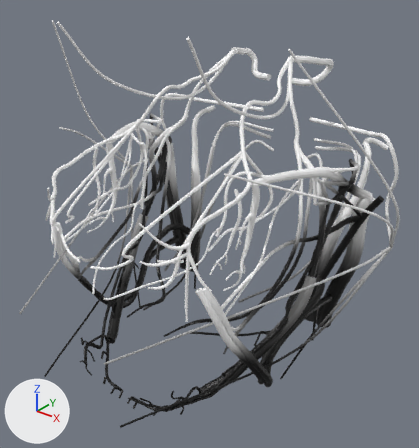
Before and after pictures for a commit that changed the glTF model public/models/neurovascular.glb.
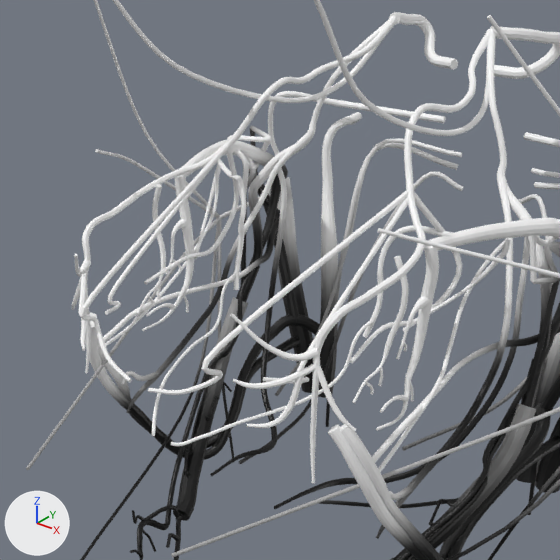
Each version is shown whole from a camera (50 mm lens) standing at (10.66, -10.33, 10.06) and looking at (0.4, 2.48, 2.11), then close up on the part from 1% to 79% of the width and 9% to 82% of the height. The lights are fixed; the arrows at lower left show +X, +Y and +Z. The older version's two pictures come first. Where no turn or scale is listed for an object, it has been applied to the vertices.

The first close-up shows 'facial-artery-left', 'facial-vein-left', 'facial-vein-right', 'infraorbital-nerve-left', 'infraorbital-nerve-right', 'internal-jugular-vein-right', 'mandibular-canal-left', 'mandibular-canal-right', 'mandibular-nerve-left', 'mandibular-nerve-right', 'maxillary-artery-left', 'maxillary-artery-right' and 58 more.
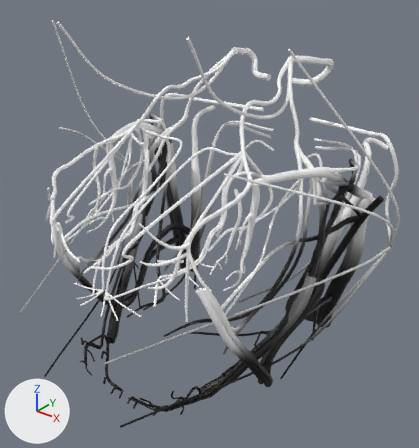
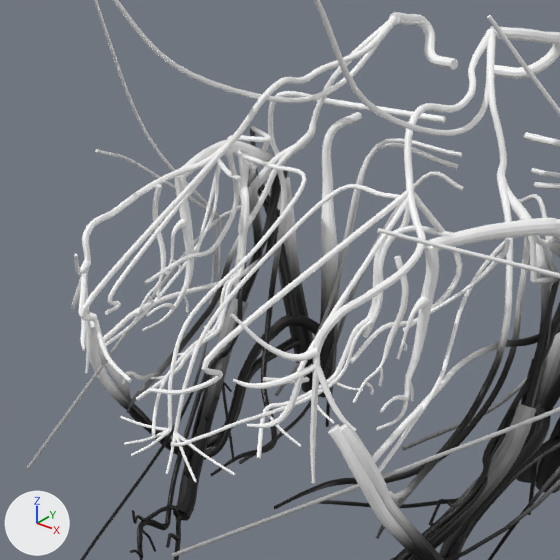
Diff of the bpy script that builds the scene:
```diff
--- a/public/models/neurovascular.glb.py
+++ b/public/models/neurovascular.glb.py
@@ mat_defaultmaterial_075 @@
+mat_defaultmaterial_075 = bpy.data.materials.new('DefaultMaterial.075')
+mat_defaultmaterial_075.use_nodes = True; mat_defaultmaterial_075.node_tree.nodes.clear()
+_N = mat_defaultmaterial_075.node_tree.nodes; _L = mat_defaultmaterial_075.node_tree.links
+n0 = _N.new('ShaderNodeOutputMaterial'); n0.name = 'Material Output'
+n1 = _N.new('ShaderNodeBsdfPrincipled'); n1.name = 'Principled BSDF'
+n2 = _N.new('ShaderNodeVertexColor'); n2.name = 'Color Attribute'
+_L.new(n1.outputs[0], n0.inputs[0])  # 'BSDF' to 'Surface'
+_L.new(n2.outputs[0], n1.inputs[0])  # 'Color' to 'Base Color'
@@ mat_defaultmaterial_074 @@
+mat_defaultmaterial_074 = bpy.data.materials.new('DefaultMaterial.074')
+mat_defaultmaterial_074.use_nodes = True; mat_defaultmaterial_074.node_tree.nodes.clear()
+_N = mat_defaultmaterial_074.node_tree.nodes; _L = mat_defaultmaterial_074.node_tree.links
+n0 = _N.new('ShaderNodeOutputMaterial'); n0.name = 'Material Output'
+n1 = _N.new('ShaderNodeBsdfPrincipled'); n1.name = 'Principled BSDF'
+n2 = _N.new('ShaderNodeVertexColor'); n2.name = 'Color Attribute'
+_L.new(n1.outputs[0], n0.inputs[0])  # 'BSDF' to 'Surface'
+_L.new(n2.outputs[0], n1.inputs[0])  # 'Color' to 'Base Color'
@@ mat_defaultmaterial_073 @@
+mat_defaultmaterial_073 = bpy.data.materials.new('DefaultMaterial.073')
+mat_defaultmaterial_073.use_nodes = True; mat_defaultmaterial_073.node_tree.nodes.clear()
+_N = mat_defaultmaterial_073.node_tree.nodes; _L = mat_defaultmaterial_073.node_tree.links
+n0 = _N.new('ShaderNodeOutputMaterial'); n0.name = 'Material Output'
+n1 = _N.new('ShaderNodeBsdfPrincipled'); n1.name = 'Principled BSDF'
+n2 = _N.new('ShaderNodeVertexColor'); n2.name = 'Color Attribute'
+_L.new(n1.outputs[0], n0.inputs[0])  # 'BSDF' to 'Surface'
+_L.new(n2.outputs[0], n1.inputs[0])  # 'Color' to 'Base Color'
@@ mat_defaultmaterial_072 @@
+mat_defaultmaterial_072 = bpy.data.materials.new('DefaultMaterial.072')
+mat_defaultmaterial_072.use_nodes = True; mat_defaultmaterial_072.node_tree.nodes.clear()
+_N = mat_defaultmaterial_072.node_tree.nodes; _L = mat_defaultmaterial_072.node_tree.links
+n0 = _N.new('ShaderNodeOutputMaterial'); n0.name = 'Material Output'
+n1 = _N.new('ShaderNodeBsdfPrincipled'); n1.name = 'Principled BSDF'
+n2 = _N.new('ShaderNodeVertexColor'); n2.name = 'Color Attribute'
+_L.new(n1.outputs[0], n0.inputs[0])  # 'BSDF' to 'Surface'
+_L.new(n2.outputs[0], n1.inputs[0])  # 'Color' to 'Base Color'
@@ ob_nasopalatine_nerve_left @@
+ob_nasopalatine_nerve_left = bpy.data.objects.new('nasopalatine-nerve-left', me_nasopalatine_nerve_left)  # 765 vertices, 1520 faces; spans x -1.02..1.02, y -2.25..2.25, z -1.9..1.9
+ob_nasopalatine_nerve_left.location = (0.85, 0.19, 2.89)
@@ ob_greater_palatine_nerve_left @@
+ob_greater_palatine_nerve_left = bpy.data.objects.new('greater-palatine-nerve-left', me_greater_palatine_nerve_left)  # 1368 vertices, 2720 faces; spans x -0.48..0.48, y -1.67..1.67, z -1.75..1.75
+ob_greater_palatine_nerve_left.location = (1.42, 0.58, 3.0)
@@ ob_nasopalatine_nerve_right @@
+ob_nasopalatine_nerve_right = bpy.data.objects.new('nasopalatine-nerve-right', me_nasopalatine_nerve_right)  # 765 vertices, 1520 faces; spans x -0.98..0.98, y -2.25..2.25, z -1.9..1.9
+ob_nasopalatine_nerve_right.location = (-1.02, 0.19, 2.9)
@@ ob_greater_palatine_nerve_right @@
+ob_greater_palatine_nerve_right = bpy.data.objects.new('greater-palatine-nerve-right', me_greater_palatine_nerve_right)  # 1368 vertices, 2720 faces; spans x -0.48..0.48, y -1.67..1.67, z -1.76..1.76
+ob_greater_palatine_nerve_right.location = (-1.56, 0.59, 3.0)
```

Where the change shows, as pixel boxes (x1, y1, x2, y2) in the close-ups (560 x 560 px):
'nasopalatine-nerve-left', added
    after: (166, 184, 400, 482)
'nasopalatine-nerve-right', added
    after: (120, 153, 307, 456)
'greater-palatine-nerve-left', added
    after: (256, 205, 411, 459)
'greater-palatine-nerve-right', added
    after: (136, 155, 249, 401)
